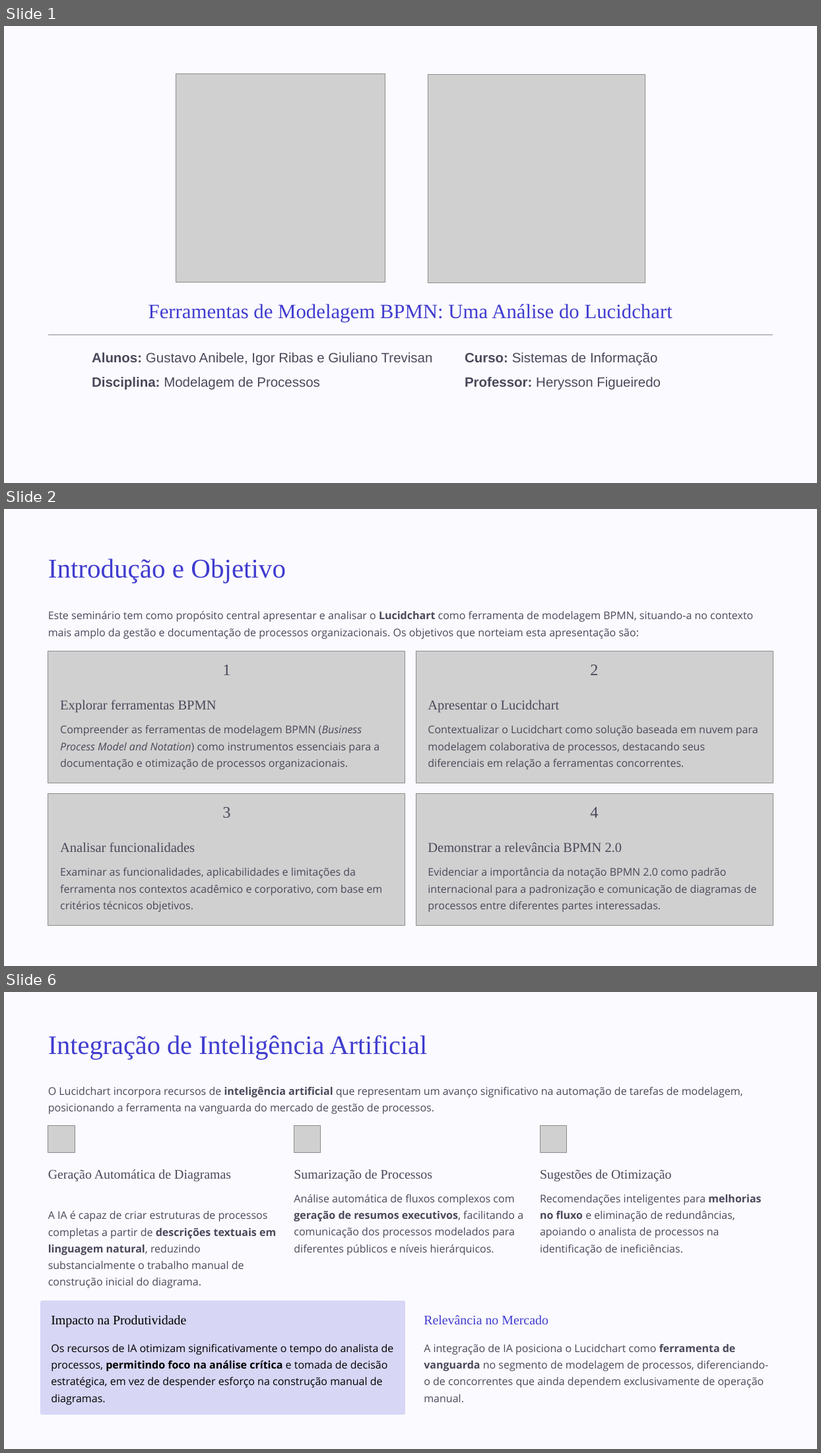
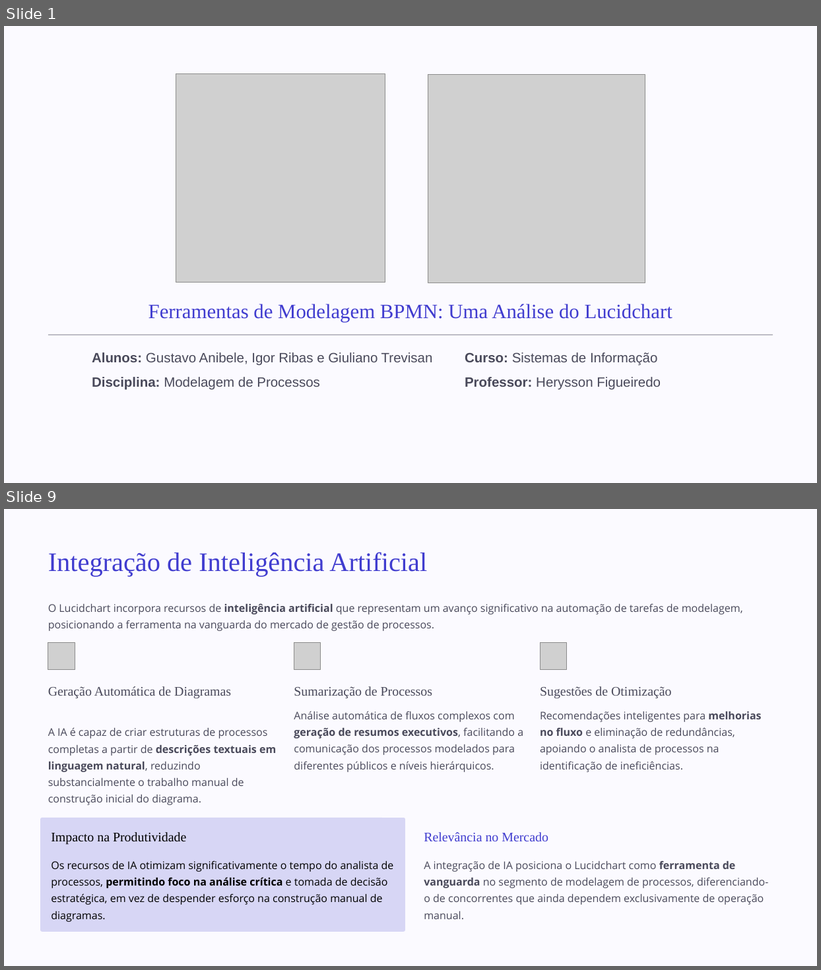
Before and after one commit to anibele/Modelagem-de-Processo, a slide deck: Modelagem-BPMN-Lucidchart.pptx. Shown one above the other, each under a label of ours: slides 1, 2 and 6 before the commit, slides 1 and 9 after it; the slides between them are not shown. The pictures are 821x1453 and 821x970 pixels, drawn with LibreOffice and Linux fonts; fonts in the diff are those of the drawing; grey boxes stand for pictures; background and template pictures are left out. Boxes give left, top, right and bottom in pixels: in the first picture for what was removed or moved away, otherwise in the second. Text is boxed around its words. In the diff, an @@ line names an element or a change of style, - is before the commit and + after.

```diff
--- a/Modelagem-BPMN-Lucidchart.pptx
+++ b/Modelagem-BPMN-Lucidchart.pptx
@@ slide 2 removed at [4,509,817,966], background #000000; not listed: 1 template element that a slide beside it also shows @@
@@ text removed at [48,559,286,583] @@
-Introdução e Objetivo
@@ text removed at [48,611,753,639] @@
-Este seminário tem como propósito central apresentar e analisar o Lucidchart como ferramenta de modelagem BPMN, situando-a no contexto mais amplo da gestão e documentação de processos organizacionais. Os objetivos que norteiam esta apresentação são:
@@ picture removed at [48,652,405,784] @@
@@ text removed at [222,665,230,675] @@
-1
@@ picture removed at [416,652,773,784] @@
@@ text removed at [590,665,598,675] @@
-2
@@ text removed at [60,700,217,713] @@
-Explorar ferramentas BPMN
@@ text removed at [428,700,560,713] @@
-Apresentar o Lucidchart
@@ text removed at [60,725,380,770] @@
-Compreender as ferramentas de modelagem BPMN (Business Process Model and Notation) como instrumentos essenciais para a documentação e otimização de processos organizacionais.
@@ text removed at [428,725,758,770] @@
-Contextualizar o Lucidchart como solução baseada em nuvem para modelagem colaborativa de processos, destacando seus diferenciais em relação a ferramentas concorrentes.
@@ picture removed at [48,794,405,925] @@
@@ picture removed at [416,794,773,925] @@
@@ text removed at [222,807,230,818] @@
-3
@@ text removed at [590,807,598,818] @@
-4
@@ text removed at [60,842,195,852] @@
-Analisar funcionalidades
@@ text removed at [428,843,622,852] @@
-Demonstrar a relevância BPMN 2.0
@@ text removed at [60,868,382,912] @@
-Examinar as funcionalidades, aplicabilidades e limitações da ferramenta nos contextos acadêmico e corporativo, com base em critérios técnicos objetivos.
@@ text removed at [428,868,757,912] @@
-Evidenciar a importância da notação BPMN 2.0 como padrão internacional para a padronização e comunicação de diagramas de processos entre diferentes partes interessadas.
@@ rectangle removed at [740,943,812,961] @@
@@ what was slide 6 is now slide 9 @@
```
Also in this commit, not shown: 4 slides changed, 10 slides added.
